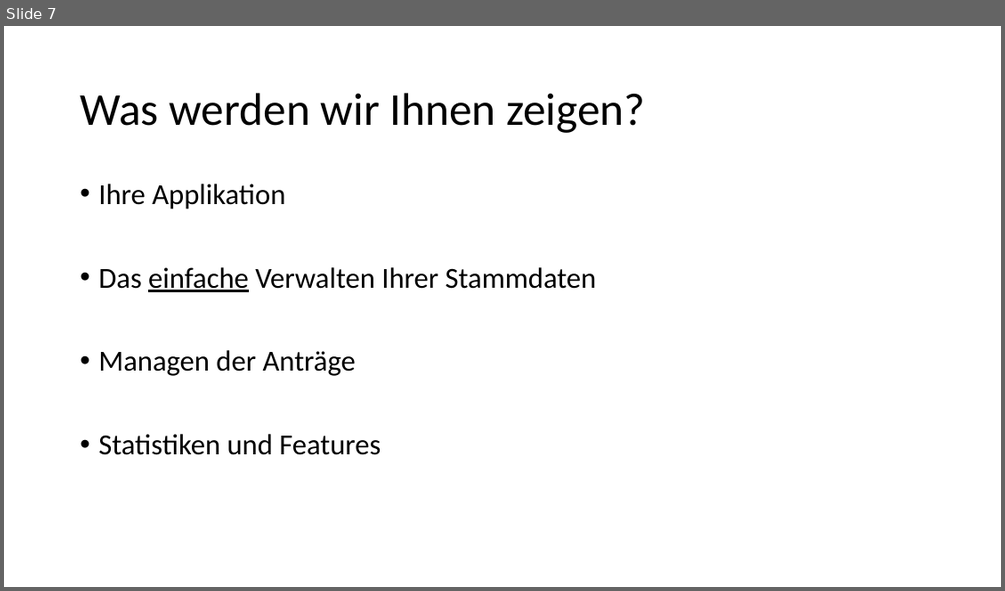
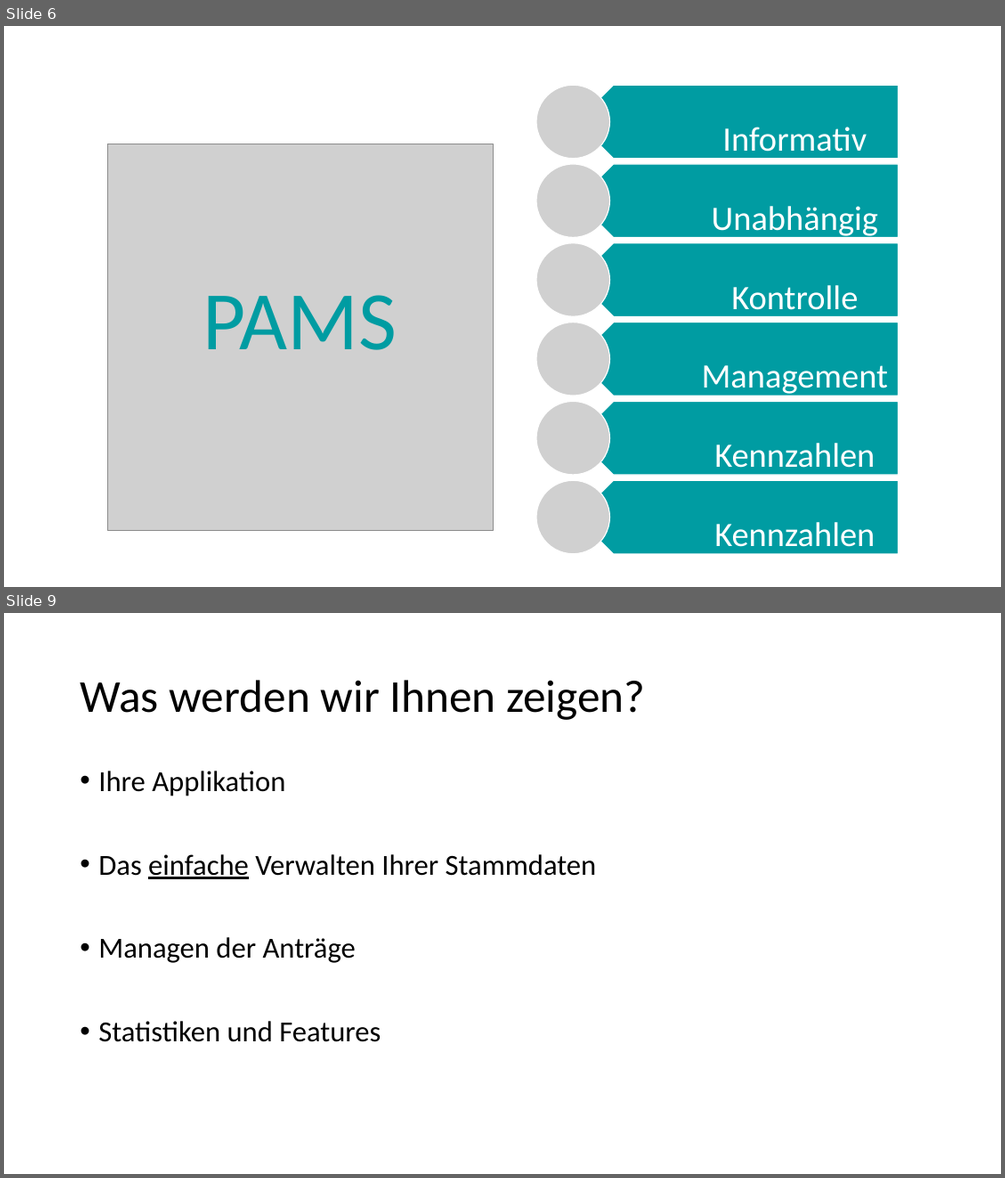
Before and after one commit to Masterarth/PM, a slide deck: documents/projectmanagement/Praesentationen/Abschlusspräsentation_v2.pptx. Shown one above the other, each under a label of ours: slide 7 before the commit, slides 6 and 9 after it; the slides between them are not shown. The pictures are 1005x591 and 1005x1178 pixels, drawn with LibreOffice and Linux fonts; fonts in the diff are those of the drawing; grey boxes stand for pictures. Boxes give left, top, right and bottom in pixels: in the first picture for what was removed or moved away, otherwise in the second. Text is boxed around its words. In the diff, an @@ line names an element or a change of style, - is before the commit and + after.

```diff
--- a/documents/projectmanagement/Praesentationen/Abschlusspräsentation_v2.pptx
+++ b/documents/projectmanagement/Praesentationen/Abschlusspräsentation_v2.pptx
@@ slide 6 added at <box>4,26,1001,587</box>, background #FFFFFF @@
@@ rectangle added at <box>52,81,550,552</box>, outline #FFFFFF 3 pt, 80 pt, text #009CA2 @@
+PAMS
@@ picture added at <box>536,85,610,159</box> @@
@@ pentagon arrow added at <box>577,85,898,159</box>, fill #009CA2, outline #FFFFFF 1 pt @@
@@ text added at <box>722,127,866,160</box>, 33 pt, text #FFFFFF @@
+Informativ
@@ picture added at <box>107,144,493,530</box> @@
@@ picture added at <box>536,164,610,237</box> @@
@@ pentagon arrow added at <box>577,164,898,237</box>, fill #009CA2, outline #FFFFFF 1 pt @@
@@ text added at <box>712,206,878,239</box>, 33 pt, text #FFFFFF @@
+Unabhängig
@@ picture added at <box>536,243,610,316</box> @@
@@ pentagon arrow added at <box>577,243,898,316</box>, fill #009CA2, outline #FFFFFF 1 pt @@
@@ text added at <box>731,285,858,317</box>, 33 pt, text #FFFFFF @@
+Kontrolle
@@ picture added at <box>536,322,610,395</box> @@
@@ pentagon arrow added at <box>577,322,898,395</box>, fill #009CA2, outline #FFFFFF 1 pt @@
@@ text added at <box>702,365,888,396</box>, 33 pt, text #FFFFFF @@
+Management
@@ picture added at <box>536,402,610,475</box> @@
@@ pentagon arrow added at <box>577,402,898,475</box>, fill #009CA2, outline #FFFFFF 1 pt @@
@@ text added at <box>714,443,874,475</box>, 33 pt, text #FFFFFF @@
+Kennzahlen
@@ picture added at <box>536,481,610,554</box> @@
@@ pentagon arrow added at <box>577,481,898,554</box>, fill #009CA2, outline #FFFFFF 1 pt @@
@@ text added at <box>714,522,874,555</box>, 33 pt, text #FFFFFF @@
+Kennzahlen
@@ what was slide 7 is now slide 9 @@
```
Also in this commit, not shown: 3 slides changed, 5 other slides added, 4 slides removed, 2 other files.
